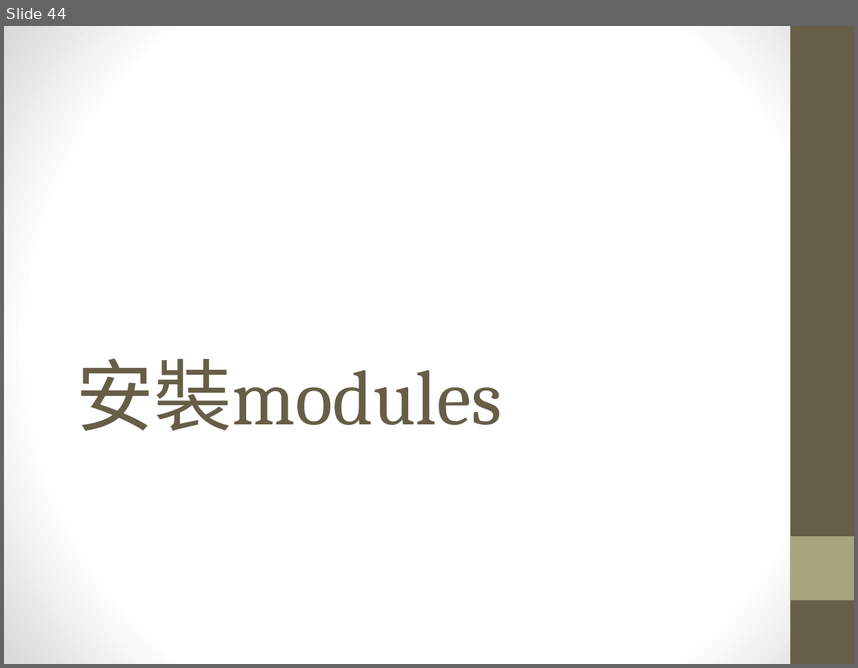
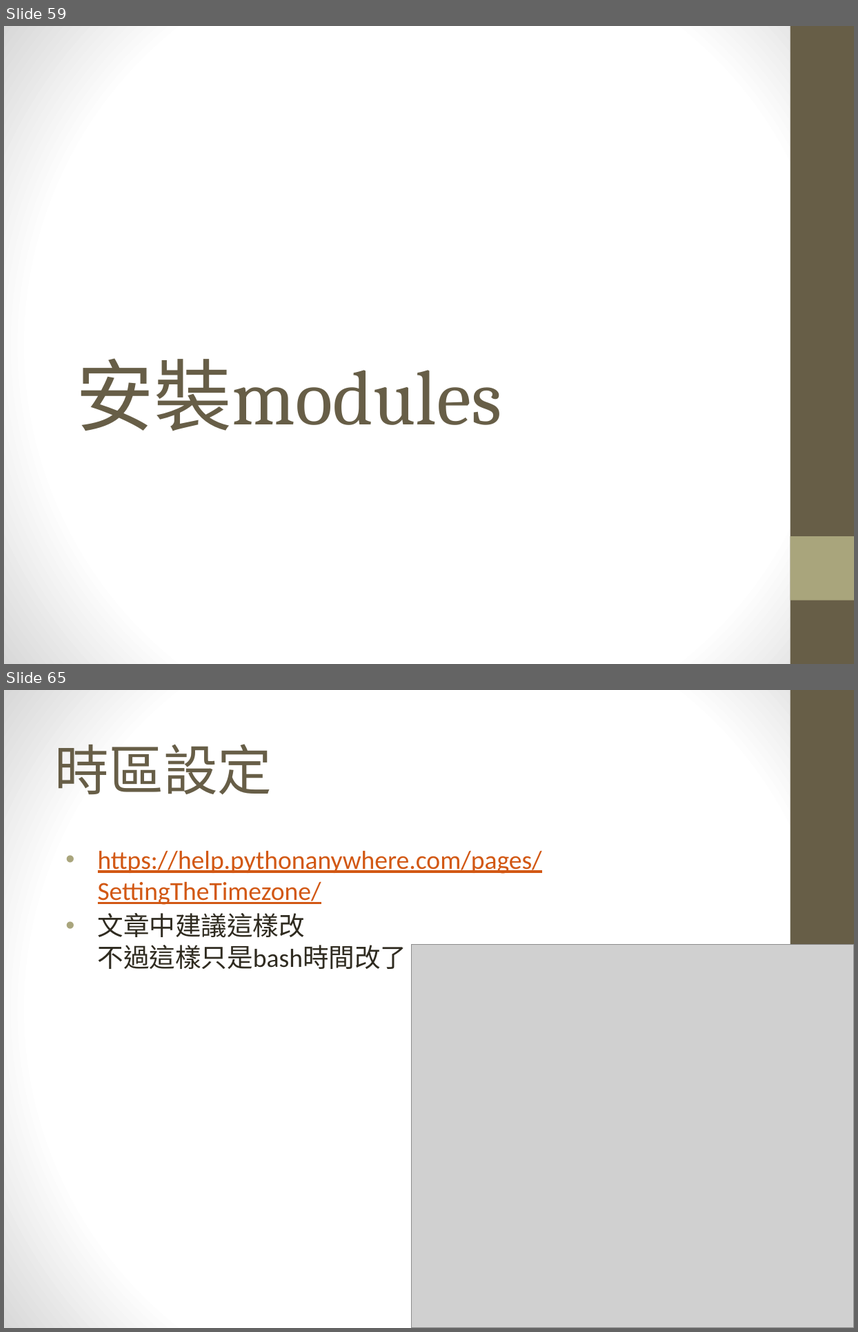
Before and after one commit to maloyang/KH20220820_Python_ML_DL, a slide deck: W05/W05_skl2web.pptx. Shown one above the other, each under a label of ours: slide 44 before the commit, slides 59 and 65 after it; the slides between them are not shown. The pictures are 858x668 and 858x1332 pixels, drawn with LibreOffice and Linux fonts; fonts in the diff are those of the drawing; grey boxes stand for pictures. Boxes give left, top, right and bottom in pixels: in the first picture for what was removed or moved away, otherwise in the second. Text is boxed around its words. In the diff, an @@ line names an element or a change of style, - is before the commit and + after.

```diff
--- a/W05/W05_skl2web.pptx
+++ b/W05/W05_skl2web.pptx
@@ slide 65 added at (4, 690, 854, 1328), background gradient #FFFFFF to #D8D8D8; not listed: 2 template elements that a slide beside it also shows @@
@@ title added at (55, 744, 272, 795), 46 pt, text #675E47 @@
+時區設定
@@ text added at (98, 851, 542, 969), 22 pt, text #D25814, underline @@
+• https://help.pythonanywhere.com/pages/SettingTheTimezone/
+• 文章中建議這樣改
+  不過這樣只是bash時間改了
@@ picture added at (411, 944, 854, 1328) @@
@@ what was slide 44 is now slide 59 @@
```
Also in this commit, not shown: 1 slide changed, 20 other slides added, 12 other files.
